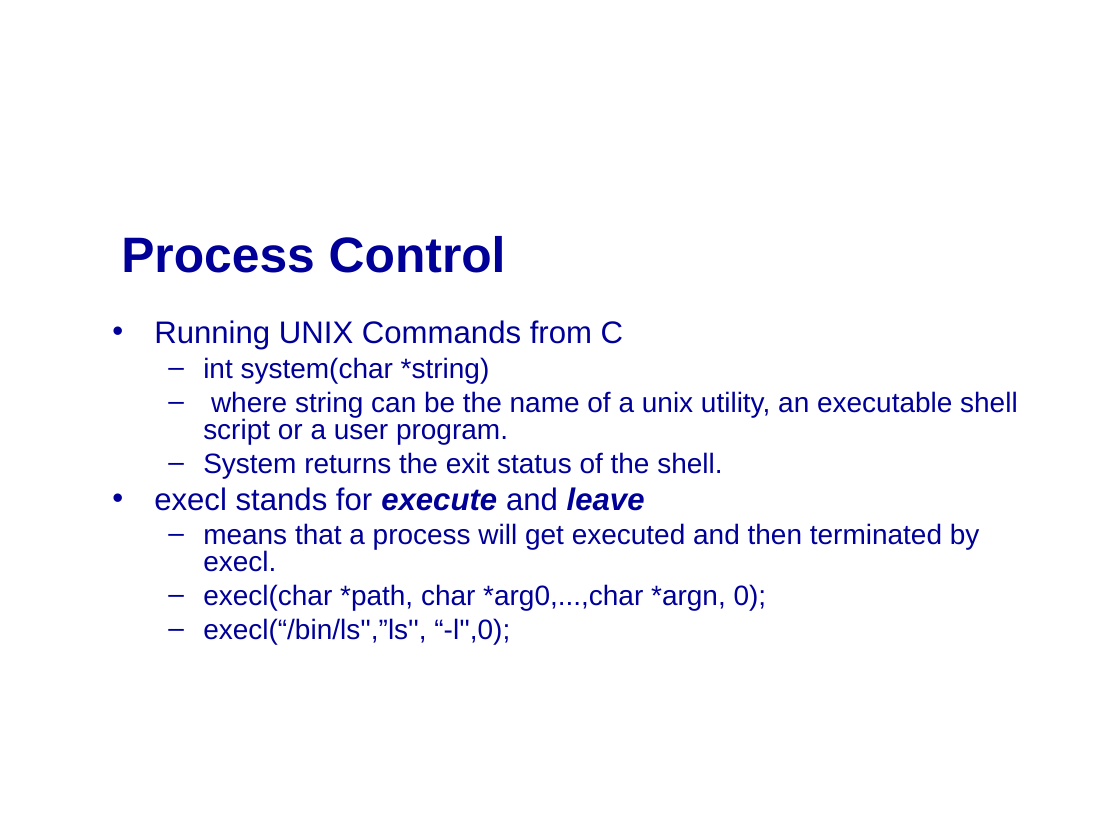
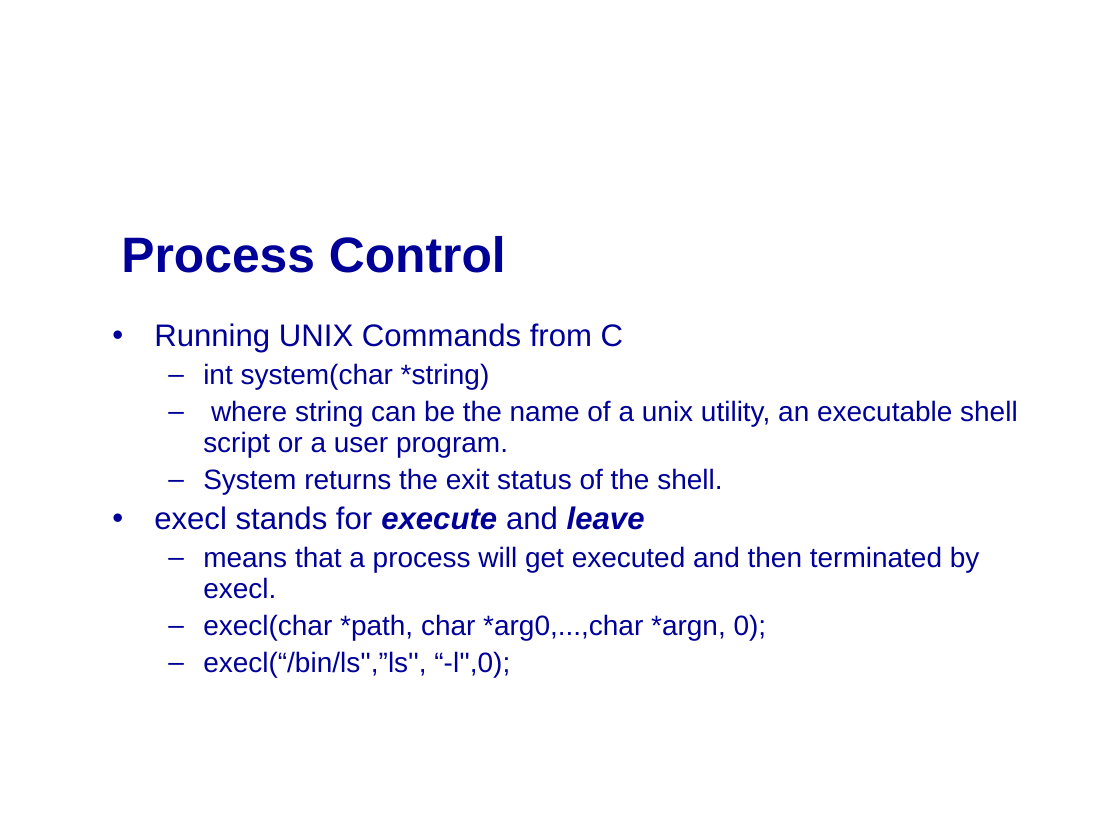
Before and after one commit to mikeg64/iome, a slide deck: slide 37 of trunk/src/examples/course/c/presentation/IntrotoC4.ppt. Drawn at 1120x840 pixels with LibreOffice and Linux fonts; fonts in the diff are those of the drawing; background and template pictures are left out. Boxes give left, top, right and bottom in pixels: in the first picture for what was removed or moved away, otherwise in the second. Text is boxed around its words. In the diff, an @@ line names an element or a change of style, - is before the commit and + after.

```diff
--- a/trunk/src/examples/course/c/presentation/IntrotoC4.ppt
+++ b/trunk/src/examples/course/c/presentation/IntrotoC4.ppt
@@ text "Running UNIX Commands from C" at bbox=[154, 323, 1018, 677]: line spacing 0.8 to 0.9 @@
```
Also in this commit, not shown: 6 other files.
